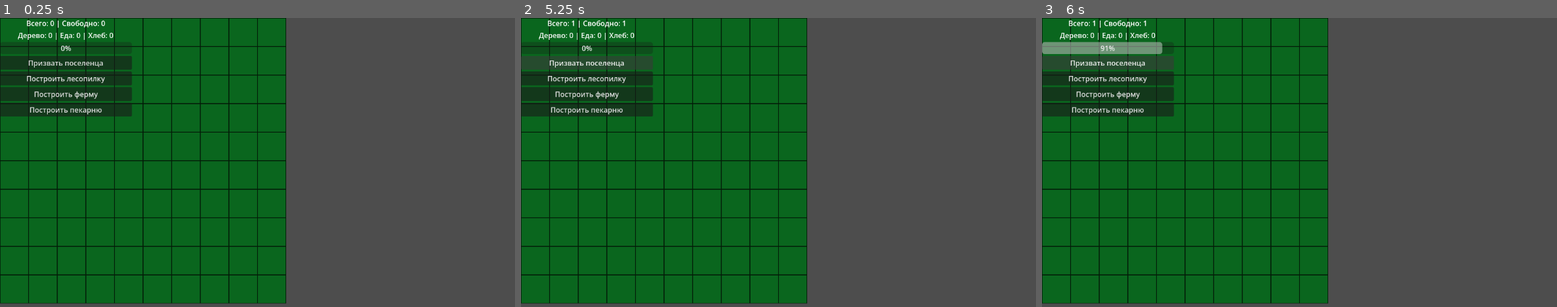
Above: before the commit, frames 1-3 (left to right).
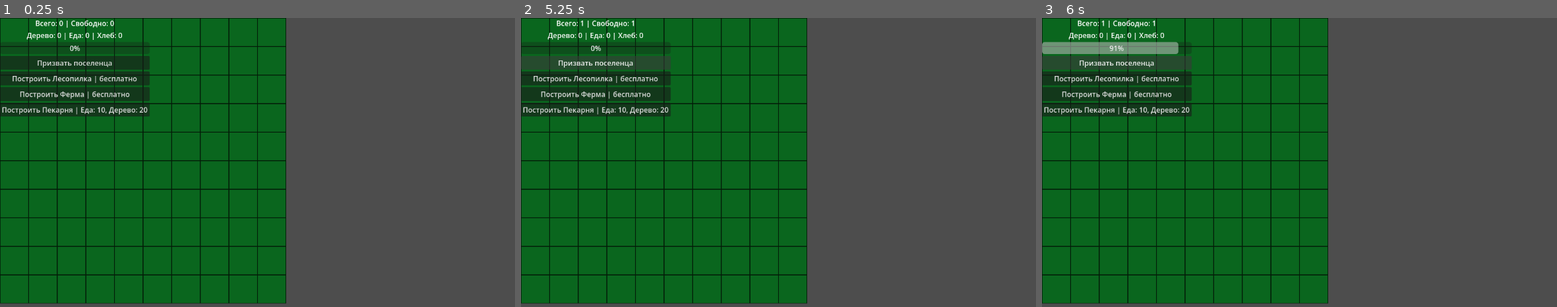
Above: after the commit, the same moments.

Repository: Daffix1/AppFromMyDad
Game: Godot game, scene res://Main.tscn
The game is run twice, just before and just after one commit, with the same random seed, the same clock (stepped at 60 frames per second) and the same inputs.
Inputs (mouse positions are in pixels of both pictures, inside the frame that each line leads up to):
- Up to frame 1 (0.25 s): no input
- Up to frame 2 (5.25 s): click (587, 78) at 0.5 s, where only the run before the commit has a clickable "Построить лесопилку"; click (598, 78) at 1.25 s, where only the run after the commit has a clickable "Построить Лесопилка | бесплат…"; click (587, 93) at 2 s, where only the run before the commit has a clickable "Построить ферму"; click (598, 93) at 2.75 s, where only the run after the commit has a clickable "Построить Ферма | бесплатно"; click (587, 110) at 3.5 s, where only the run before the commit has a clickable "Построить пекарню"; click (598, 110) at 4.25 s, where only the run after the commit has a clickable "Построить Пекарня | Еда: 10, …"; click "Призвать поселенца" at 5 s
- Up to frame 3 (6 s): click "Призвать поселенца" at 5.75 s

The runs differ from the first frame. In frame 1, 2.1% of the frame differs, in the area x 0-30%, y 0-35%; in frame 2, 2.1%; in frame 3, 2.2%.

Commit message:
Fixed the display name in all resources on the screen and updated the function responsible for it. Made it scalable.

Diff:
--- a/Main.tscn
+++ b/Main.tscn
@@ -60,17 +60,8 @@
 layout_mode = 2
 text = "Призвать поселенца"
 
-[node name="BuildLumberMillButton" type="Button" parent="CanvasLayer/UI/VBoxContainer" unique_id=1189128805]
+[node name="BuildMenuContainer" type="VBoxContainer" parent="CanvasLayer/UI/VBoxContainer" unique_id=290582852]
 layout_mode = 2
-text = "Построить лесопилку"
-
-[node name="BuildFarmButton" type="Button" parent="CanvasLayer/UI/VBoxContainer" unique_id=1236288656]
-layout_mode = 2
-text = "Построить ферму"
-
-[node name="BuildBakeryButton" type="Button" parent="CanvasLayer/UI/VBoxContainer" unique_id=190894890]
-layout_mode = 2
-text = "Построить пекарню"
 
 [node name="World" type="Node2D" parent="." unique_id=1704474968]
 script = ExtResource("2_r0du0")
--- a/project.godot
+++ b/project.godot
@@ -22,6 +22,7 @@
 BuildingDatabase="*uid://cmpl4x3g7cvdn"
 ResourceManager="*uid://bqeewy5v2r84c"
 ProductionManager="*uid://c3idmf3rsh8kl"
+ResourceDataBase="*uid://dif1o6bitd8dx"
 
 [physics]
 
--- a/scripts/managers/BuildingDatabase.gd
+++ b/scripts/managers/BuildingDatabase.gd
@@ -2,13 +2,16 @@
 
 var buildings: Dictionary = {}
 
+
 func  _ready() -> void:
 	load_buildings()
+
 
 func load_buildings() -> void:
 	register_building("res://buildings/lumber_mill.tres")
 	register_building("res://buildings/farm.tres")
 	register_building("res://buildings/bakery.tres")
+
 
 func register_building(path: String) -> void:
 	var building_data: BuildingData = load(path)
@@ -20,8 +23,18 @@
 	buildings[building_data.id] = building_data
 	print("Здание загружено: ", building_data.building_name)
 
+
 func get_building(building_id: String) -> BuildingData:
 	if not buildings.has(building_id):
 		push_error("Здание не найдено: " + building_id)
 		return null
 	return buildings[building_id]
+
+
+func get_all_buildings() -> Array[BuildingData]:
+	var result: Array[BuildingData] = []
+
+	for building_data in buildings.values():
+		result.append(building_data)
+
+	return result
--- a/scripts/managers/ProductionManager.gd
+++ b/scripts/managers/ProductionManager.gd
@@ -62,7 +62,7 @@
 	workers: int,
 	delta_seconds: float
 ) -> void:
-	building["processing_progress"] =+ delta_seconds
+	building["processing_progress"] += delta_seconds
 
 	if building["processing_progress"] < building_data.processing_time:
 		return
--- /dev/null
+++ b/scripts/managers/ResourceDataBase.gd
@@ -0,0 +1,18 @@
+extends Node
+
+var resources: Dictionary ={
+	"wood": {
+		"display_name": "Дерево"
+	},
+	"food": {
+		"display_name": "Еда"
+	},
+	"bread": {
+		"display_name": "Хлеб"
+	}
+}
+
+func get_resuorce_display_name(resource_id: String) -> String:
+	if not resources.has(resource_id):
+		return resource_id
+	return resources[resource_id]["display_name"]
--- /dev/null
+++ b/scripts/managers/ResourceDataBase.tscn
@@ -0,0 +1,3 @@
+[gd_scene format=3 uid="uid://c5s5vj5oy2dd2"]
+
+[node name="ResourceDataBase" type="Node2D" unique_id=941915476]
--- a/scripts/managers/ResourceManager.gd
+++ b/scripts/managers/ResourceManager.gd
@@ -16,7 +16,7 @@
 
 	resources_changed.emit()
 
-func get_resource(resource_id: String) -> int:
+func get_resource_count(resource_id: String) -> int:
 	if not resources.has(resource_id):
 		return 0
 	return resources[resource_id]
@@ -24,7 +24,7 @@
 func has_resources(costs: Dictionary) -> bool:
 	for resource_id in costs.keys():
 		var required_amount: int = costs[resource_id]
-		var current_amount: int = get_resource(resource_id)
+		var current_amount: int = get_resource_count(resource_id)
 
 		if current_amount < required_amount:
 			return false
--- a/scripts/ui/UiController.gd
+++ b/scripts/ui/UiController.gd
@@ -1,24 +1,73 @@
 extends Control
+
+@onready var build_menu_container: VBoxContainer = $VBoxContainer/BuildMenuContainer
 
 @onready var population_label: Label = $VBoxContainer/PopulationLabel
 @onready var resource_label: Label = $VBoxContainer/ResourceLabel
 @onready var progress_bar: ProgressBar = $VBoxContainer/ProgressBar
 @onready var summon_button: Button = $VBoxContainer/SummonButton
-@onready var build_lumber_mill_button: Button = $VBoxContainer/BuildLumberMillButton
-@onready var build_farm_button: Button = $VBoxContainer/BuildFarmButton
-@onready var build_bakery_button: Button = $VBoxContainer/BuildBakeryButton
+
+
+func _ready() -> void:
+	update_population_ui()
+	update_progress_ui()
+	update_resources_ui()
+
+	PopulationManager.population_changed.connect(update_population_ui)
+	PopulationManager.progress_changed.connect(update_progress_ui)
+	ResourceManager.resources_changed.connect(update_resources_ui)
+	BuildingManager.building_placed.connect(_on_building_placed)
+
+	summon_button.pressed.connect(_on_summon_button_pressed)
+
+	create_build_menu()
 
 func _on_summon_button_pressed() -> void:
 	PopulationManager.add_click()
 
-func _on_build_lumber_mill_button_pressed() -> void:
-	BuildingManager.select_building("lumber_mill")
+func _on_building_placed(_cell: Vector2i, _building_data: BuildingData) -> void:
+	create_build_menu()
 
-func _on_build_farm_button_pressed() -> void:
-	BuildingManager.select_building("farm")
+func create_build_menu() -> void:
+	clear_build_menu()
 
-func _on_build_bakery_button_pressed() -> void:
-	BuildingManager.select_building("bakery")
+	var buildings: Array[BuildingData] = BuildingDatabase.get_all_buildings()
+
+	for building_data in buildings:
+		var button := Button.new()
+		button.text = get_build_button_text(building_data)
+		button.pressed.connect(_on_dynamic_build_button_pressed.bind(building_data.id))
+
+		build_menu_container.add_child(button)
+
+
+func clear_build_menu() -> void:
+	for child in build_menu_container.get_children():
+		child.queue_free()
+
+
+func get_build_button_text(building_data: BuildingData) -> String:
+	var text := "Построить " + building_data.building_name
+
+	if BuildingManager.should_build_for_free(building_data):
+		return text + " | бесплатно"
+
+	if building_data.resource_costs.is_empty():
+		return text + " | бесплатно"
+
+	var cost_parts: Array[String] = []
+
+	for resource_id in building_data.resource_costs.keys():
+		var amount: int = building_data.resource_costs[resource_id]
+		var display_name := ResourceDataBase.get_resuorce_display_name(resource_id)
+		cost_parts.append(display_name + ": " + str(amount))
+
+	return text + " | " + ", ".join(cost_parts)
+
+
+func _on_dynamic_build_button_pressed(building_id: String) -> void:
+	BuildingManager.select_building(building_id)
+
 
 func update_population_ui() -> void:
 	population_label.text = (
@@ -28,25 +77,17 @@
 		+ str(PopulationManager.free_population)
 	)
 
+
 func update_progress_ui() -> void:
 	progress_bar.max_value = PopulationManager.required_points
 	progress_bar.value = PopulationManager.attraction_points
 
+
 func update_resources_ui() -> void:
-	var wood := ResourceManager.get_resource("wood")
-	var food := ResourceManager.get_resource("food")
-	var bread := ResourceManager.get_resource("bread")
-	resource_label.text = "Дерево: %s | Еда: %s | Хлеб: %s" % [wood, food, bread]
+	var resource_parts: Array = []
 
-func _ready() -> void:
-	update_population_ui()
-	update_progress_ui()
-	update_resources_ui()
-	PopulationManager.population_changed.connect(update_population_ui)
-	PopulationManager.progress_changed.connect(update_progress_ui)
-	ResourceManager.resources_changed.connect(update_resources_ui)
-
-	summon_button.pressed.connect(_on_summon_button_pressed)
-	build_lumber_mill_button.pressed.connect(_on_build_lumber_mill_button_pressed)
-	build_farm_button.pressed.connect(_on_build_farm_button_pressed)
-	build_bakery_button.pressed.connect(_on_build_bakery_button_pressed)
+	for resource_id in ResourceManager.resources.keys():
+		var amount := ResourceManager.get_resource_count(resource_id)
+		var display_name := ResourceDataBase.get_resuorce_display_name(resource_id)
+		resource_parts.append(display_name + ": " + str(amount))
+	resource_label.text = " | ".join(resource_parts)
Not shown, added: scripts/managers/ResourceDataBase.gd.uid
